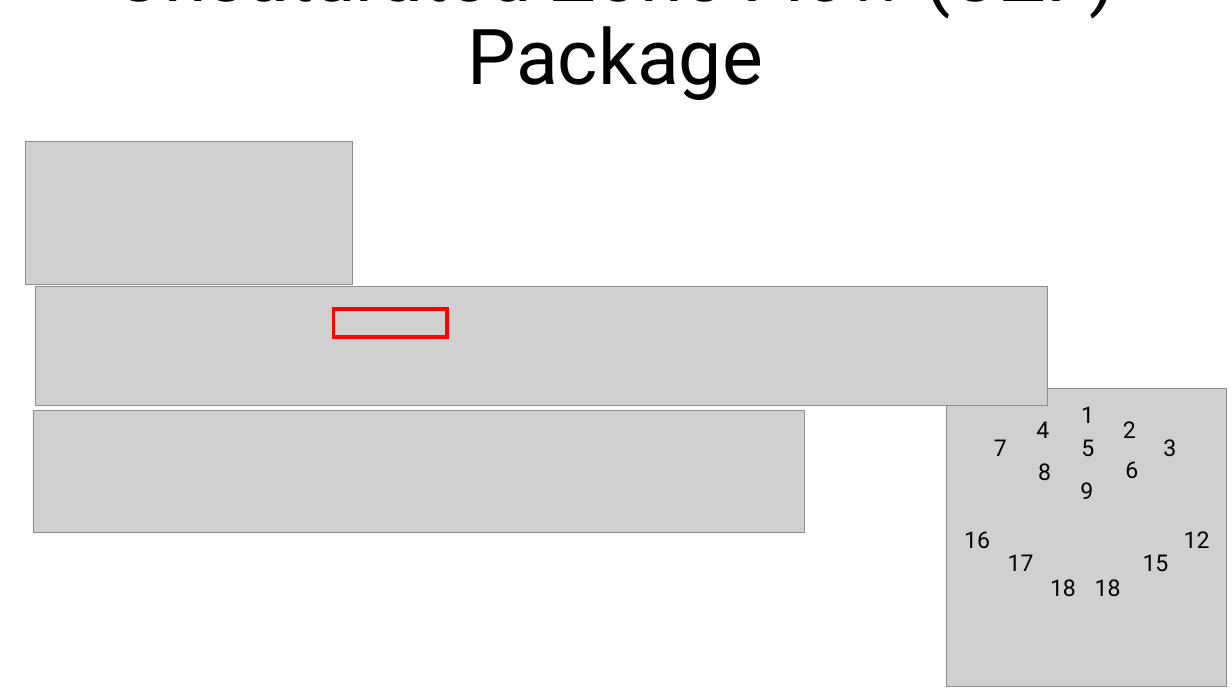
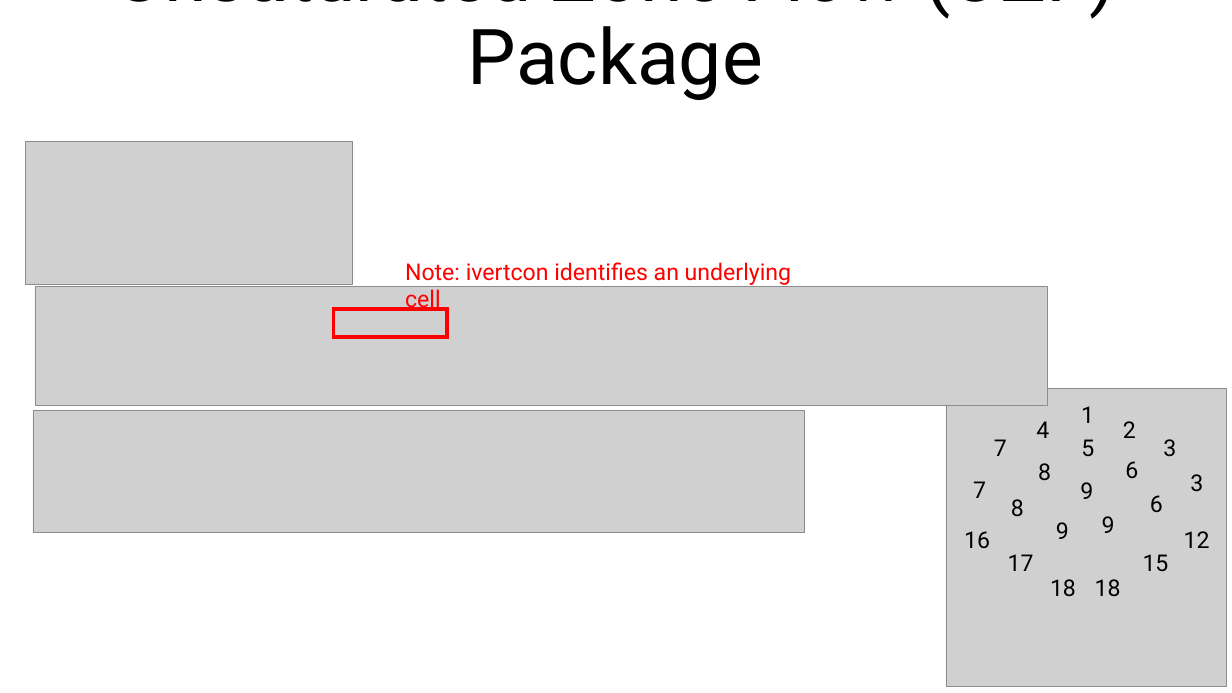
Before and after one commit to jlarsen-usgs/CWEMF-advanced-modflow, a slide deck: slide 17 of presentations/Advanced_Packages.pptx (slide 14 before the commit). Drawn at 1232x693 pixels with LibreOffice and Linux fonts; fonts in the diff are those of the drawing; grey boxes stand for pictures. Boxes give left, top, right and bottom in pixels: in the first picture for what was removed or moved away, otherwise in the second. Text is boxed around its words. In the diff, an @@ line names an element or a change of style, - is before the commit and + after.

```diff
--- a/presentations/Advanced_Packages.pptx
+++ b/presentations/Advanced_Packages.pptx
@@ text added at (405, 262, 791, 311), 18 pt, text #FF0000 @@
+Note: ivertcon identifies an underlying cell
@@ text added at (1190, 474, 1203, 492), 18 pt, text #000000 @@
+3
@@ text added at (973, 481, 986, 498), 18 pt, text #000000 @@
+7
@@ text added at (1011, 499, 1024, 517), 18 pt, text #000000 @@
+8
@@ text added at (1150, 495, 1163, 512), 18 pt, text #000000 @@
+6
@@ text added at (1056, 522, 1069, 539), 18 pt, text #000000 @@
+9
@@ text added at (1102, 516, 1115, 533), 18 pt, text #000000 @@
+9
```
Also in this commit, not shown: 6 other slides changed, 3 slides added, 1 slide removed.
